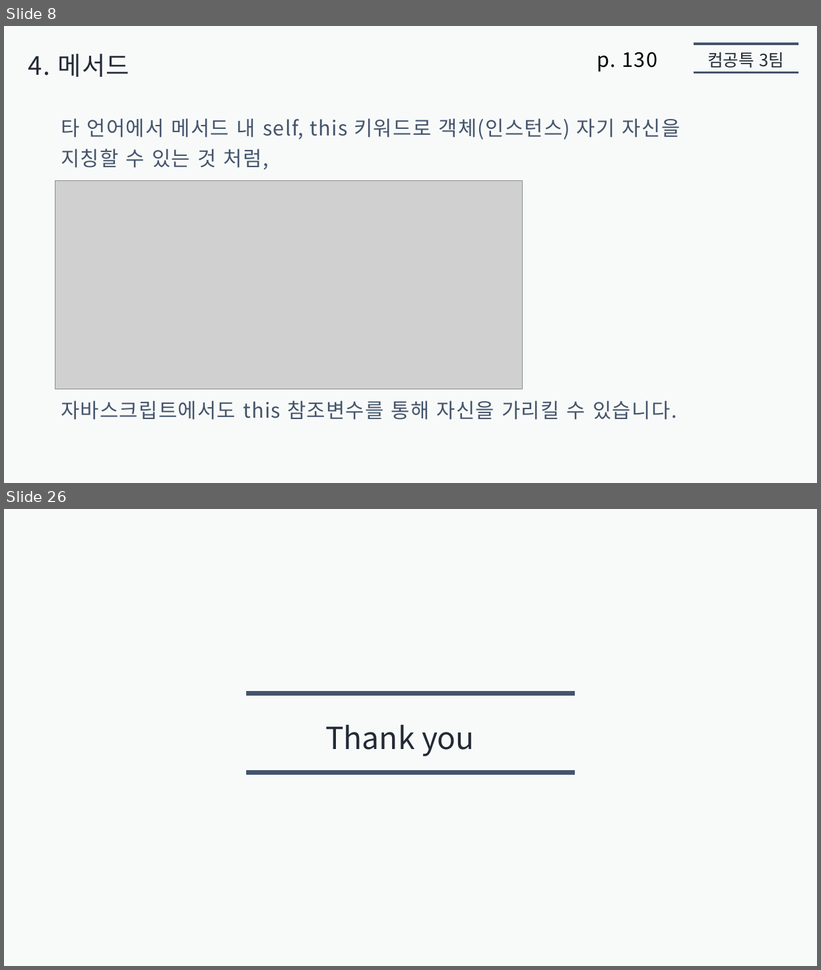
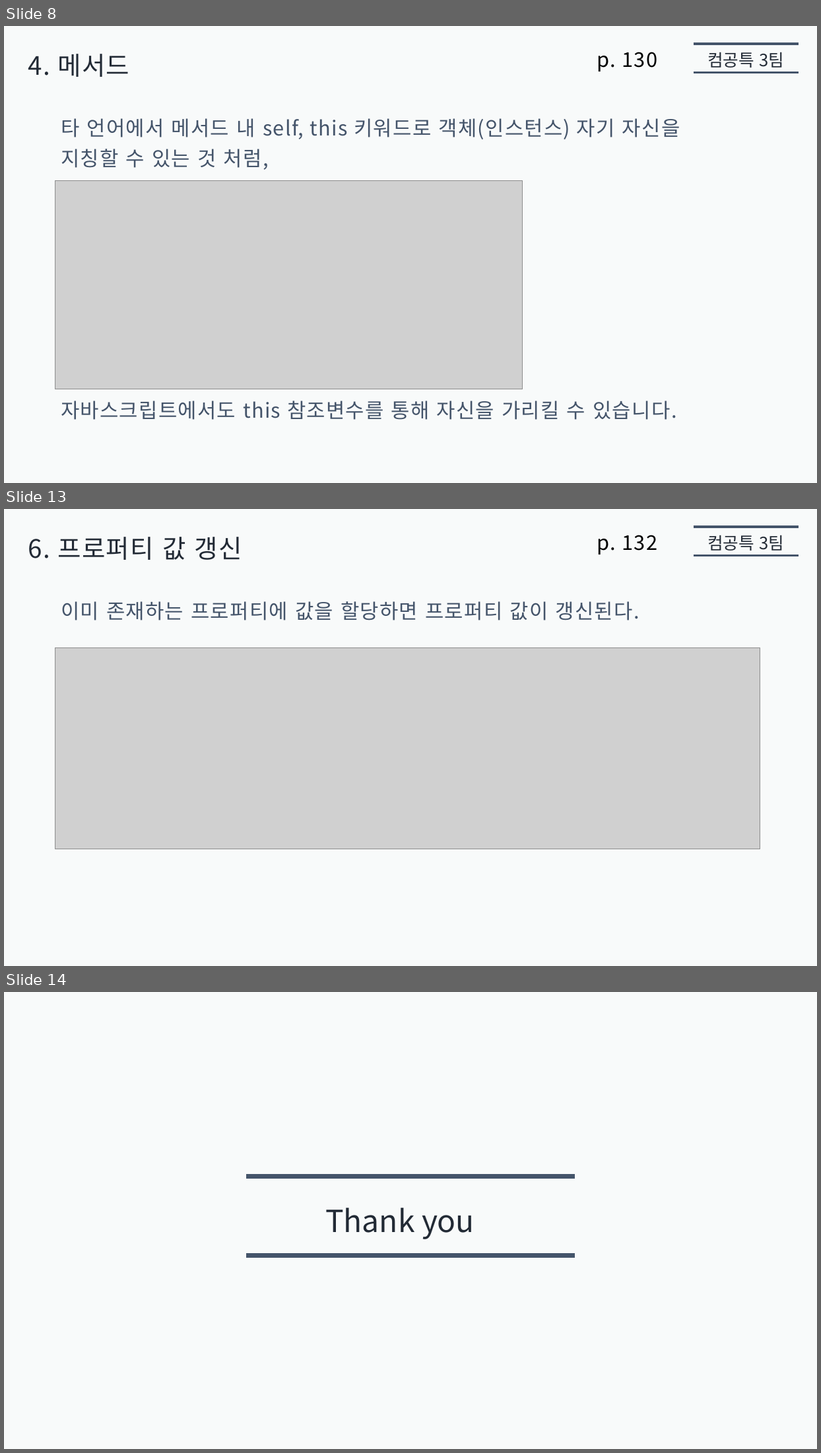
Before and after one commit to jaehoo1/Modern-JavaScript-Deep-Dive, a slide deck: 05. 객체 리터럴/presentation5/jaehoo1/객체_리터럴.pptx. Shown one above the other, each under a label of ours: slides 8 and 26 before the commit, slides 8, 13 and 14 after it; the slides between them are not shown. The pictures are 821x970 and 821x1453 pixels, drawn with LibreOffice and Linux fonts; fonts in the diff are those of the drawing; grey boxes stand for pictures. Boxes give left, top, right and bottom in pixels: in the first picture for what was removed or moved away, otherwise in the second. Text is boxed around its words. In the diff, an @@ line names an element or a change of style, - is before the commit and + after.

```diff
--- a/05. 객체 리터럴/presentation5/jaehoo1/객체_리터럴.pptx
+++ b/05. 객체 리터럴/presentation5/jaehoo1/객체_리터럴.pptx
@@ slide 13 added at (4,509,817,966), background #F8FAFA @@
@@ line added from (694, 527) to (799, 527), #44546A 2.75 pt @@
@@ text added at (28,537,242,560), 30 pt, text #222A35 @@
+6. 프로퍼티 값 갱신
@@ text added at (597,535,658,555), 24 pt, text #000000 @@
+p. 132
@@ text added at (708,535,784,551), 20 pt, text #222A35 @@
+컴공특 3팀
@@ line added from (694, 555) to (799, 555), #44546A 2.75 pt @@
@@ text added at (61,601,640,621), 24 pt, text #44546A @@
+이미 존재하는 프로퍼티에 값을 할당하면 프로퍼티 값이 갱신된다.
@@ picture added at (55,648,760,850) @@
@@ what was slide 26 is now slide 14 @@
```
Also in this commit, not shown: 1 slide changed, 3 other slides added, 16 slides removed.
